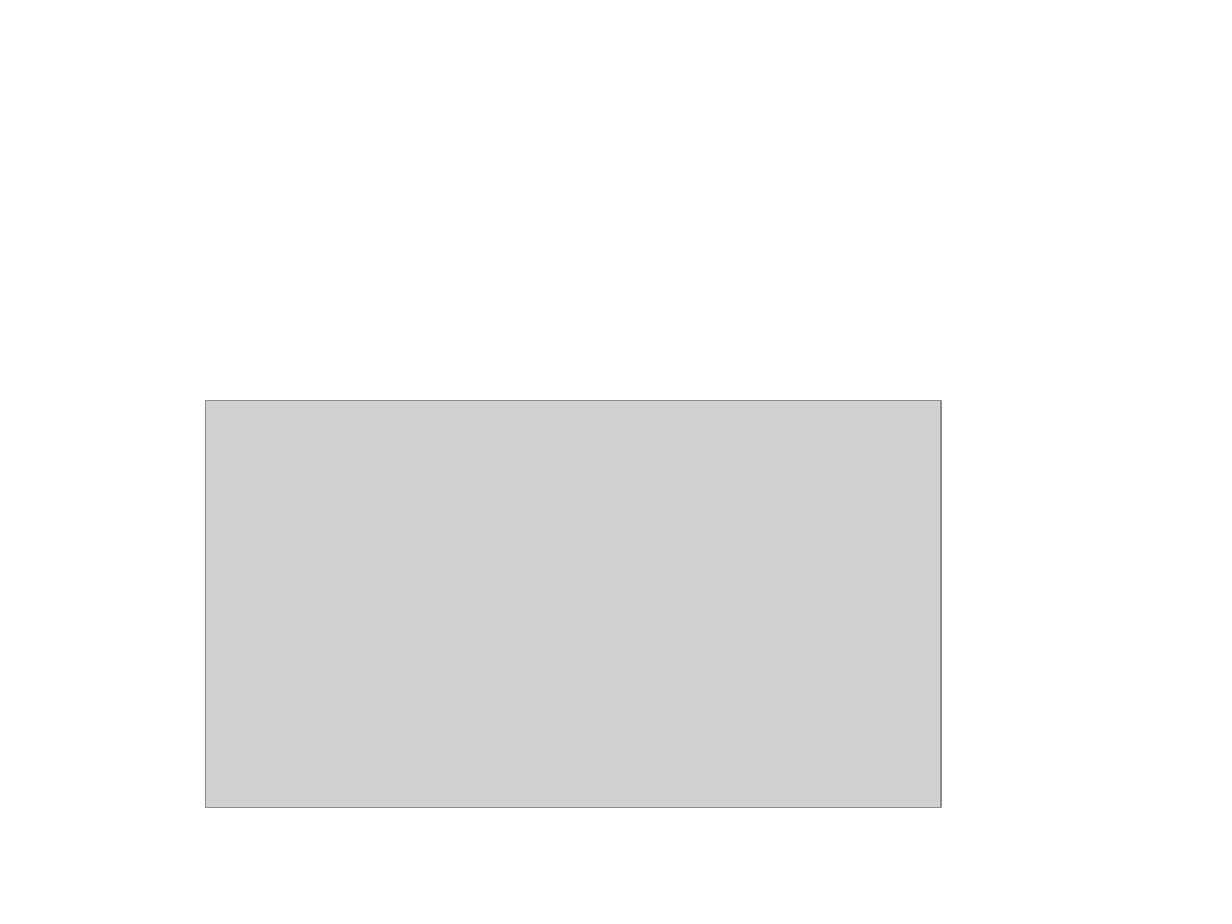
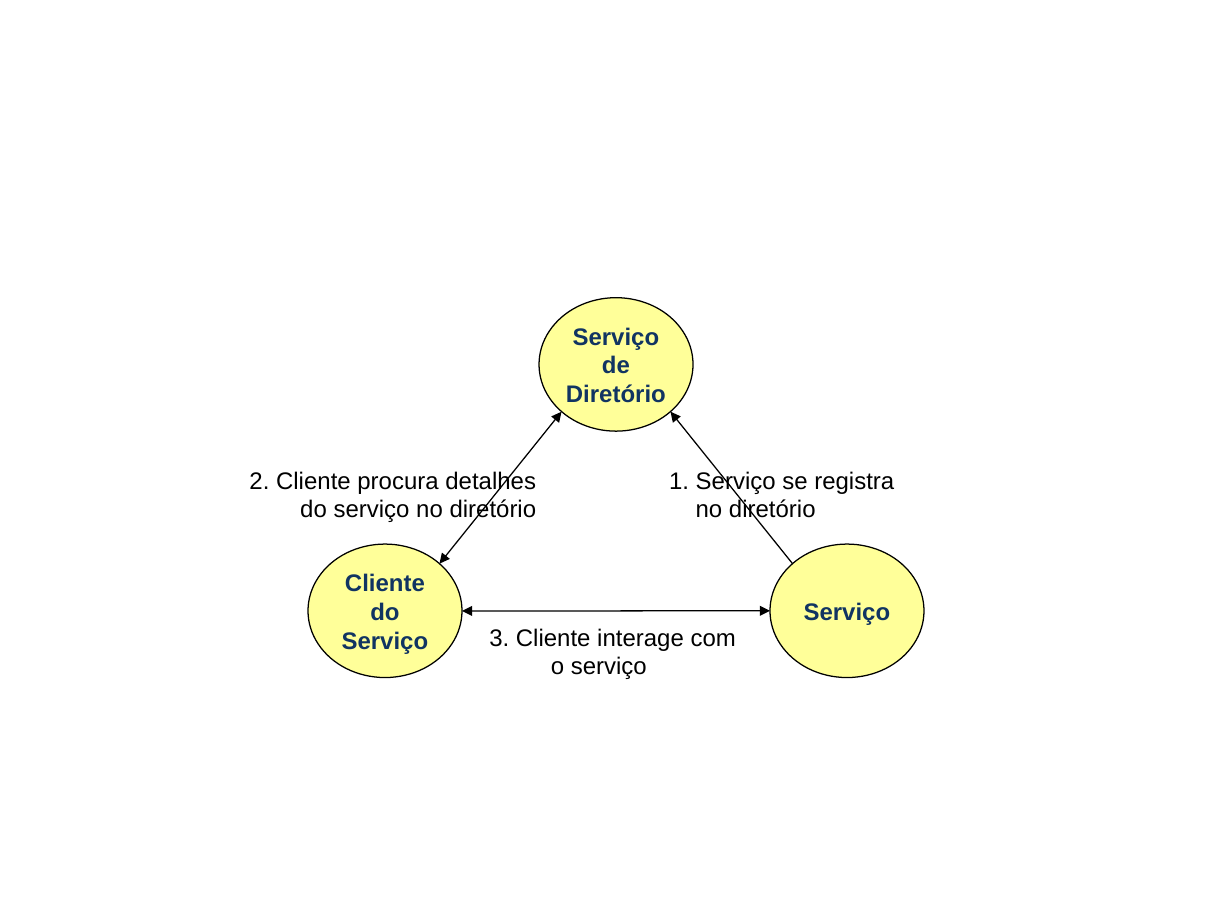
Before and after one commit to amadeubarbosa/openbus-core, a slide deck: slide 4 of docs/apresentacao/OpenBUS.ppt. Drawn at 1232x924 pixels with LibreOffice and Linux fonts; fonts in the diff are those of the drawing; grey boxes stand for pictures; background and template pictures are left out. Boxes give left, top, right and bottom in pixels: in the first picture for what was removed or moved away, otherwise in the second. Text is boxed around its words. In the diff, an @@ line names an element or a change of style, - is before the commit and + after.

```diff
--- a/docs/apresentacao/OpenBUS.ppt
+++ b/docs/apresentacao/OpenBUS.ppt
@@ picture removed at (x1=206, y1=400, x2=941, y2=808) @@
@@ group added at (x1=249, y1=298, x2=924, y2=679): 3 ellipses, 3 texts, 2 double arrows, 1 arrow @@
+Cliente
+do
+Serviço
+Serviço
+de
+Diretório
+Serviço
+1. Serviço se registra
+no diretório
+2. Cliente procura detalhes
+do serviço no diretório
+3. Cliente interage com
+o serviço
```
Also in this commit, not shown: 9 other slides changed, 2 slides added, 2 slides removed.
